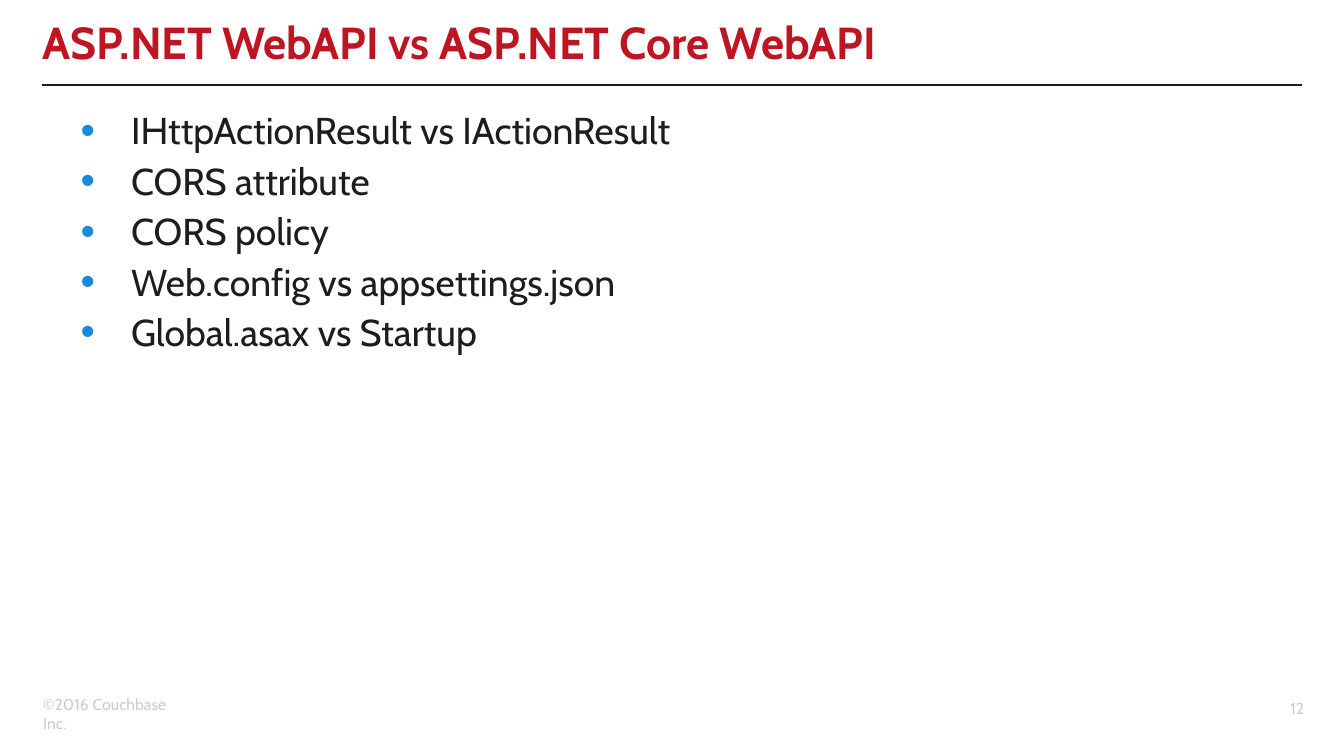
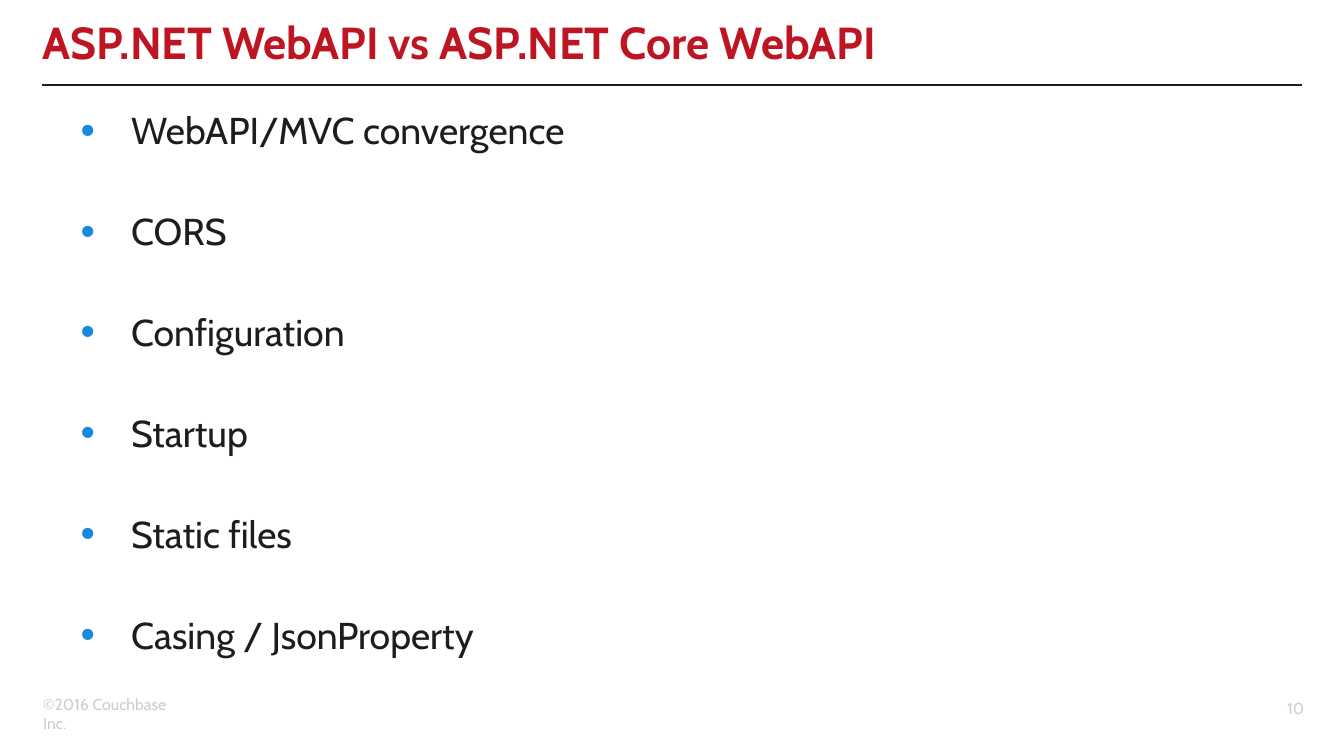
Before and after one commit to couchbaselabs/aspnet-nosql-workshop, a slide deck: slide 10 of 03/03.pptx (slide 12 before the commit). Drawn at 1344x756 pixels with LibreOffice and Linux fonts; fonts in the diff are those of the drawing; background and template pictures are left out. Boxes give left, top, right and bottom in pixels: in the first picture for what was removed or moved away, otherwise in the second. Text is boxed around its words. In the diff, an @@ line names an element or a change of style, - is before the commit and + after.

```diff
--- a/03/03.pptx
+++ b/03/03.pptx
@@ text at (131,116,564,657): text changed @@
-• IHttpActionResult vs IActionResult
-• CORS attribute
-• CORS policy
-• Web.config vs appsettings.json
-• Global.asax vs Startup
+• WebAPI/MVC convergence
+• CORS
+• Configuration
+• Startup
+• Static files
+• Casing / JsonProperty
@@ page number at (1287,703,1304,714): text changed @@
-12
+10
```
Also in this commit, not shown: 7 other slides changed, 6 slides added, 1 other file.
